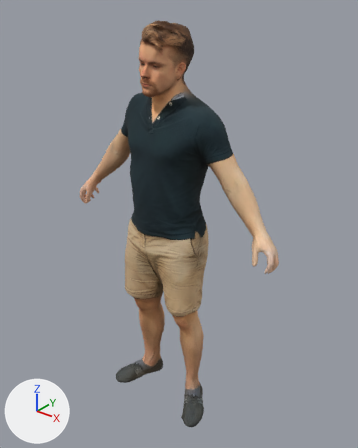
A saved change to the FBX model Assets/ThesisGraphics/Meshes/HigDefMesh.fbx.
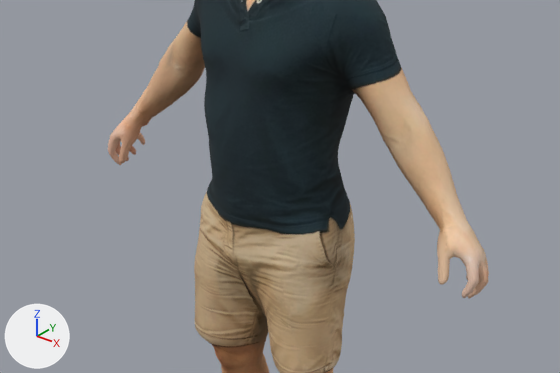
Each version is shown whole from a 50 mm camera at (1.314, -1.533, 1.941) aimed at (0.033, 0.068, 0.948), then close up on the part from 6% to 88% of the width and 26% to 70% of the height. Arrows for +X, +Y and +Z are at lower left; the lights stay in place. Where no turn or scale is listed for an object, it has been applied to the vertices.

In view in the first close-up: 'model'.
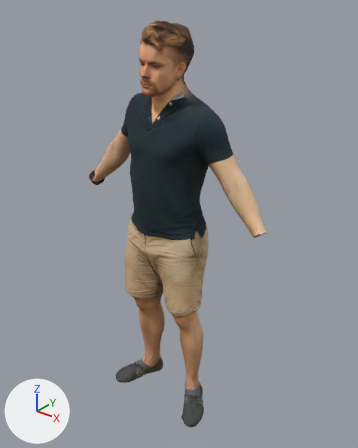
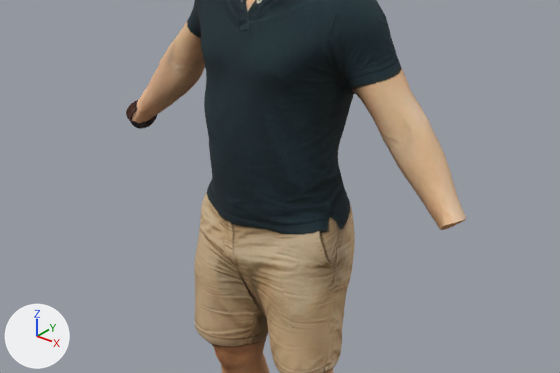
What changed in the scene script:
```text
Add img_dastband_19_jpg:
    img_dastband_19_jpg = load_image('Dastband_19.jpg', '../Textures/Bracelet/Dastband_19.jpg', 1300, 1300, 'sRGB')
Add mat_lambert3:
    mat_lambert3 = principled_material('lambert3')
    mat_lambert3.texture = img_dastband_19_jpg
    mat_lambert3.roughness = 0.964
Change me_model:
    used by ob_model
    remove me_model.from_pydata(...)  # 18607 vertices, 37210 faces; spans x -0.6..0.58, y -0.16..0.18, z 0.0..1.82
    add me_model.from_pydata(...)  # 17083 vertices, 34134 faces; spans x -0.52..0.5, y -0.16..0.18, z 0.0..1.82
    me_model part 1: 1 vertex moved within x 0.47, y 0.06, z 1.03; 762 vertices removed from x 0.46..0.58, y -0.07..0.07, z 0.91..1.06
    me_model part 2: 762 vertices removed from x -0.6..-0.48, y 0.0..0.12, z 0.9..1.06
Add me_mesh_002:
    me_mesh_002.from_pydata(...)  # 796 vertices, 794 faces; spans x -0.0293..0.0301, y -0.0421..0.0412, z -0.0433..0.0405
    me_mesh_002.materials.append(mat_lambert3)  # picture img_dastband_19_jpg
Add ob_band_charm_001:
    ob_band_charm_001 = bpy.data.objects.new('Band_Charm.001', me_mesh_002)
    ob_band_charm_001.location = (-0.495, 0.064, 1.056)
```

What differs and where, as boxes [x1, y1, x2, y2] in the close-ups (560 x 373 px):
'model', reshaped
    before: [108, 0, 489, 373]
    after: [132, 0, 466, 373]
'Band_Charm.001', added
    after: [126, 100, 157, 129]
part 1 of me_model, cut back
    before: [437, 219, 489, 298]
    after: [452, 221, 461, 226]
part 2 of me_model, deleted (beige)
    before: [108, 110, 150, 165]
